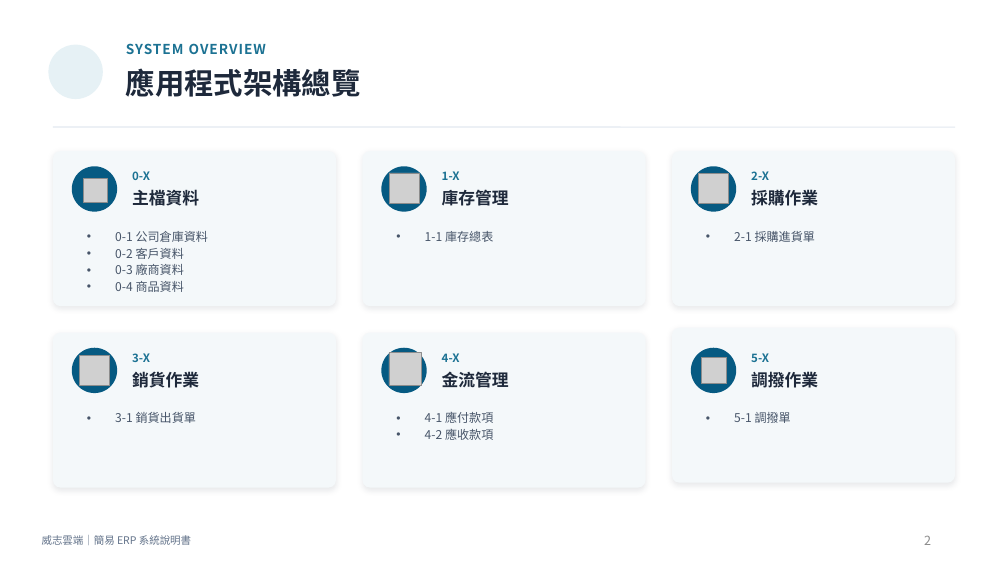
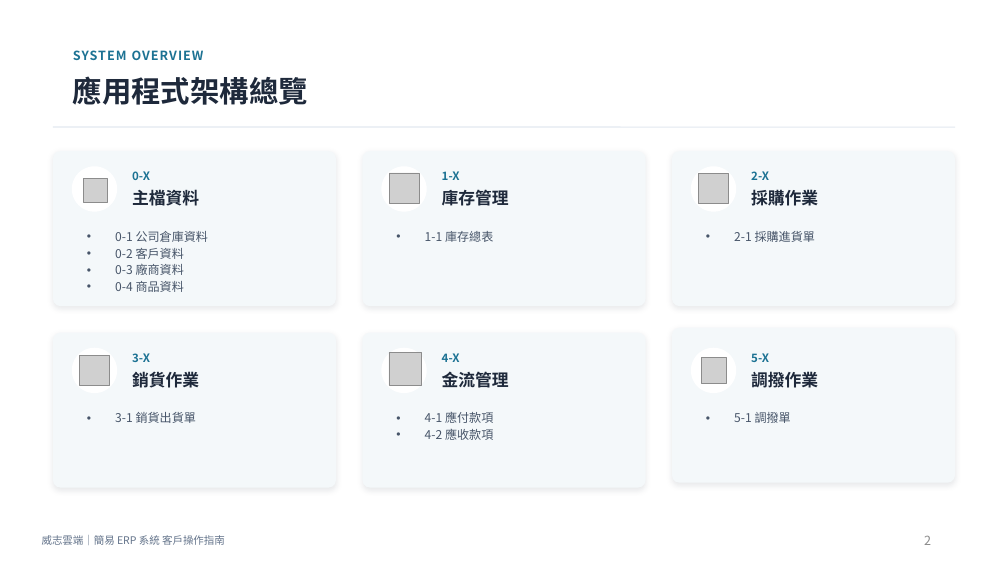
Before and after one commit to nkn262628/simple-erp-system, a slide deck: slide 2 of ERP說明_使用者篇.pptx. Drawn at 1008x567 pixels with LibreOffice and Linux fonts; fonts in the diff are those of the drawing; grey boxes stand for pictures. Boxes give left, top, right and bottom in pixels: in the first picture for what was removed or moved away, otherwise in the second. Text is boxed around its words. In the diff, an @@ line names an element or a change of style, - is before the commit and + after.

Commit message:
修訂說明書

```diff
--- a/ERP說明_使用者篇.pptx
+++ b/ERP說明_使用者篇.pptx
@@ ellipse removed at (48,45,103,99) @@
@@ text "SYSTEM OVERVIEW": place and size @@
-text "SYSTEM OVERVIEW" at (126,43,266,54)
+text "SYSTEM OVERVIEW" at (73,50,204,60)
@@ text "SYSTEM OVERVIEW" at (73,50,204,60): size 13 to 12 pt @@
@@ text "應用程式架構總覽": place and size @@
-text "應用程式架構總覽" at (126,68,361,97)
+text "應用程式架構總覽" at (73,76,308,105)
@@ fill #065A82 to #FFFFFF in 6 elements at (72,166,117,212), (381,166,426,212), (691,166,737,212), (72,348,117,393), (381,348,426,393), (691,348,737,393) @@
@@ text at (42,535,225,545): text changed @@
-威志雲端｜簡易 ERP 系統說明書
+威志雲端｜簡易 ERP 系統 客戶操作指南
```
Also in this commit, not shown: 10 other slides changed, 3 other files.
